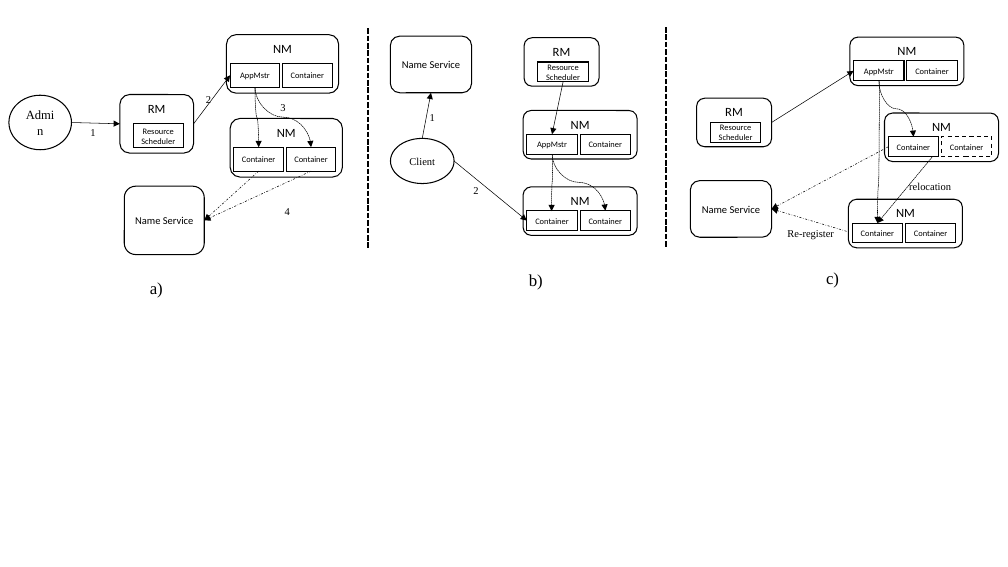
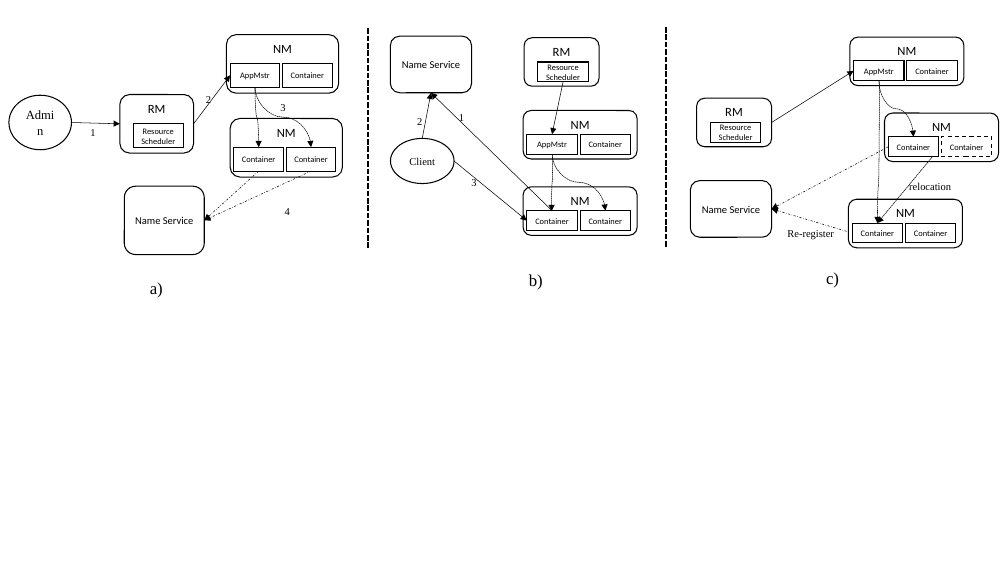
Before and after one commit to huiyi-learning/Dissertation, a slide deck: slide 1 of Essay/Figures.pptx. Drawn at 1008x567 pixels with LibreOffice and Linux fonts; fonts in the diff are those of the drawing. Boxes give left, top, right and bottom in pixels: in the first picture for what was removed or moved away, otherwise in the second. Text is boxed around its words. In the diff, an @@ line names an element or a change of style, - is before the commit and + after.

```diff
--- a/Essay/Figures.pptx
+++ b/Essay/Figures.pptx
@@ text "2": place and size @@
-text "2" at <box>473,187,478,194</box>
+text "2" at <box>417,118,422,125</box>
@@ arrow added from (552, 211) to (431, 93), #000000 0.5 pt @@
@@ text "1" rewrapped from <box>430,114,435,121</box> to <box>459,114,464,125</box> @@
@@ text added at <box>471,178,476,186</box>, 10 pt, text #000000 @@
+3
```
Also in this commit, not shown: 33 other files.
